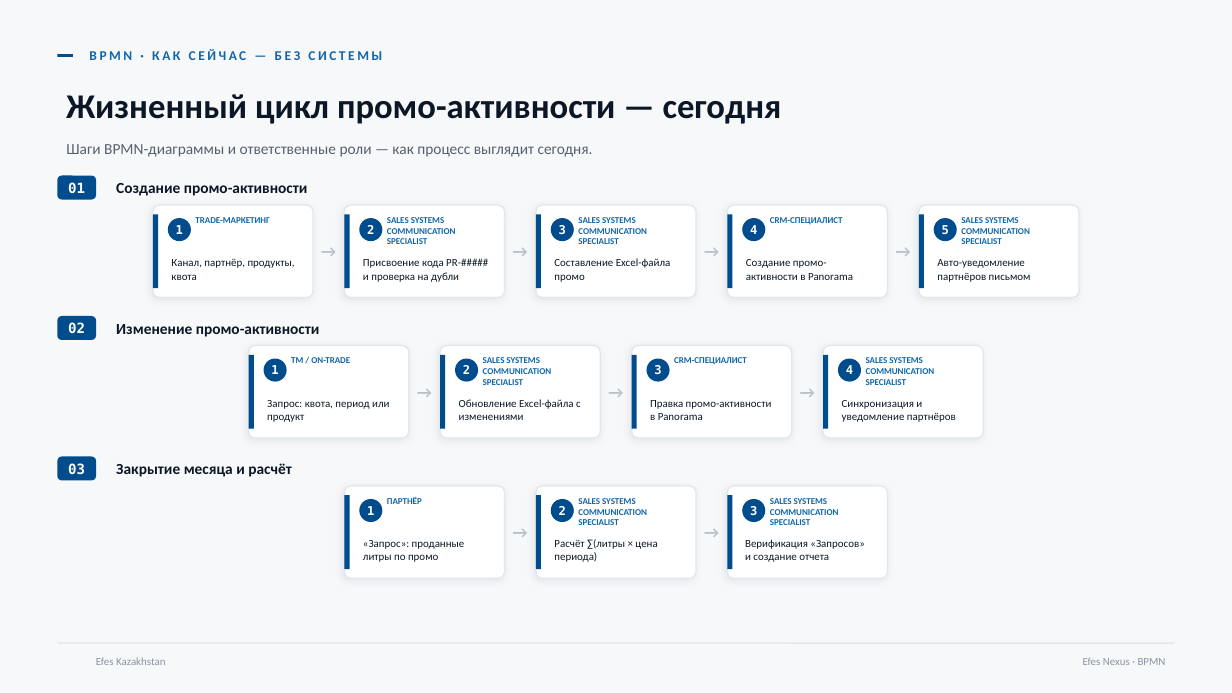
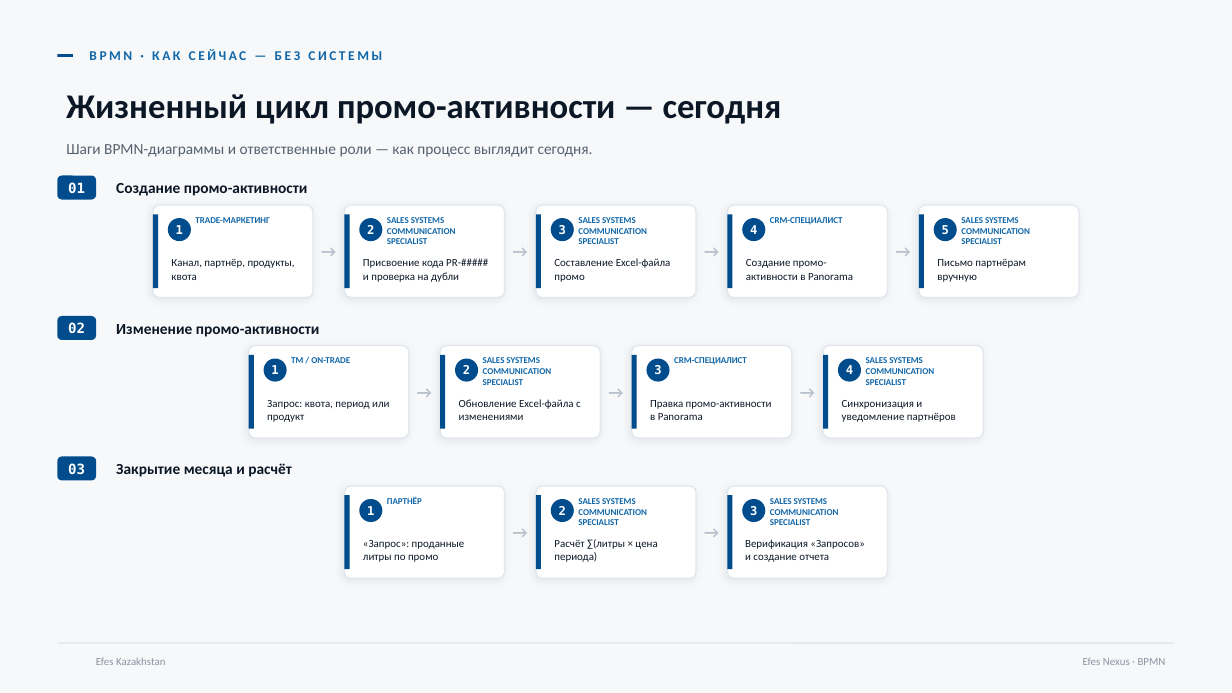
Before and after one commit to aseksenali/efes-project, a slide deck: slide 2 of deck/Efes_Nexus_RU.pptx. Drawn at 1232x693 pixels with LibreOffice and Linux fonts; fonts in the diff are those of the drawing; background and template pictures are left out. Boxes give left, top, right and bottom in pixels: in the first picture for what was removed or moved away, otherwise in the second. Text is boxed around its words. In the diff, an @@ line names an element or a change of style, - is before the commit and + after.

```diff
--- a/deck/Efes_Nexus_RU.pptx
+++ b/deck/Efes_Nexus_RU.pptx
@@ text at [937, 259, 1026, 282]: text changed @@
-Авто-уведомление партнёров письмом
+Письмо партнёрам вручную
```
Also in this commit, not shown: 1 other slide changed, 2 slides added, 2 other files.
